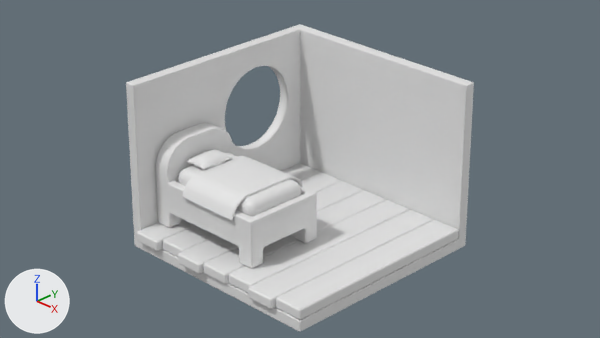
The Blender file Room.blend, before and after one commit.
Rendered twice from the file's camera 'Camera'. The axes (+X, +Y, +Z) are drawn at lower left. The lights are the same throughout.
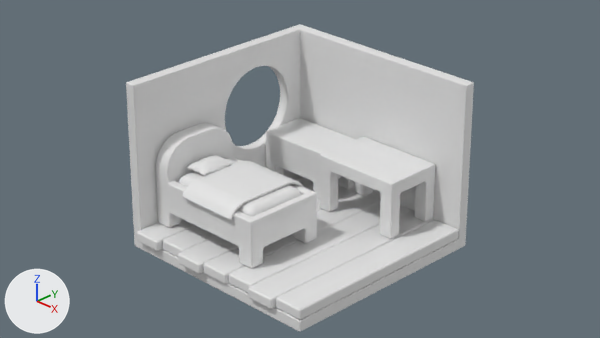
Pixel boxes (x1, y1, x2, y2) of what changed, in the pictures (600 x 338 px):
'Cube.006', added: after (320, 137, 435, 239)
'Cube.004', mesh rescaled, moved (9% shorter): before (182, 156, 303, 221); after (182, 161, 303, 220)
'Cube.007', added: after (266, 118, 356, 200)
'Cube.003', mesh rescaled, moved (9% shorter): before (178, 153, 301, 216); after (179, 159, 301, 216)
'Cube.005', moved: before (187, 149, 232, 170); after (187, 155, 232, 176)

The change, as a list of edits to the scene's bpy script:
```text
Change me_cube_003:
    where me_cube_003.from_pydata(...)  # 8 vertices, 6 faces; spans x -0.98..0.9, y -0.6..0.6, z 0.21..0.64
    used by ob_cube_003; parent = ob_cube_002; location = (-0.476, -0.904, 0.82)
    me_cube_003 part 1: the whole mesh is scaled about its middle by (1, 1, 0.717)
Change me_cube_004:
    where me_cube_004.from_pydata(...)  # 28 vertices, 13 faces; spans x -0.55..0.66, y -0.83..0.83, z 0.31..0.64
    used by ob_cube_004; parent = ob_cube_002; location = (-0.476, -0.904, 0.858)
    me_cube_004 part 2: the whole mesh is scaled about its middle by (0.975, 1.02, 0.655), then moved by (0.0, 0.0, 0.06)
Add me_cube_007:
    me_cube_007.from_pydata(...)  # 48 vertices, 46 faces; spans x -0.833..0.609, y -0.325..0.571, z -0.901..0.012
    me_cube_007.polygons.foreach_set('use_smooth', [True] * 46)
Add me_cube_006:
    me_cube_006.from_pydata(...)  # 48 vertices, 46 faces; spans x -0.83..0.83, y -0.56..0.56, z -0.9..0.13
    me_cube_006.polygons.foreach_set('use_smooth', [True] * 46)
Change ob_cube_003:
    ob_cube_003.location: (-0.476, -0.904, 0.82) -> (-0.476, -0.904, 0.766)
Change ob_cube_004:
    ob_cube_004.location: (-0.476, -0.904, 0.858) -> (-0.476, -0.904, 0.76)
Change ob_cube_005:
    ob_cube_005.location: (-1.202, -0.936, 1.51) -> (-1.202, -0.936, 1.402)
Add ob_cube_007:
    ob_cube_007 = bpy.data.objects.new('Cube.007', me_cube_007)
    ob_cube_007.location = (-0.95, 1.22, 1.3)
    _m = ob_cube_007.modifiers.new('Bevel', 'BEVEL')
    _m.width = 0.03
    _m.width_pct = 0.03
    _m.segments = 3
    _m.harden_normals = True
    _m.miter_outer = 'MITER_PATCH'
Add ob_cube_006:
    ob_cube_006 = bpy.data.objects.new('Cube.006', me_cube_006)
    ob_cube_006.location = (0.61, 1.24, 1.3)
    _m = ob_cube_006.modifiers.new('Bevel', 'BEVEL')
    _m.width = 0.03
    _m.width_pct = 0.03
    _m.segments = 3
    _m.harden_normals = True
    _m.miter_outer = 'MITER_PATCH'
```
